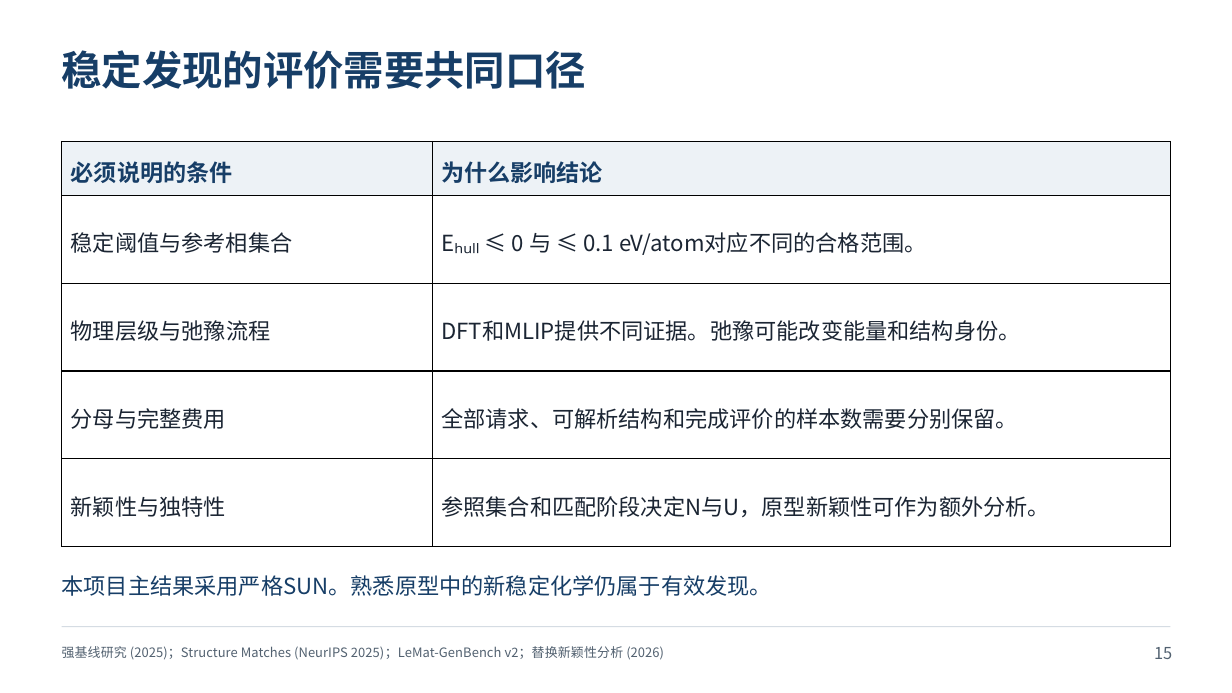
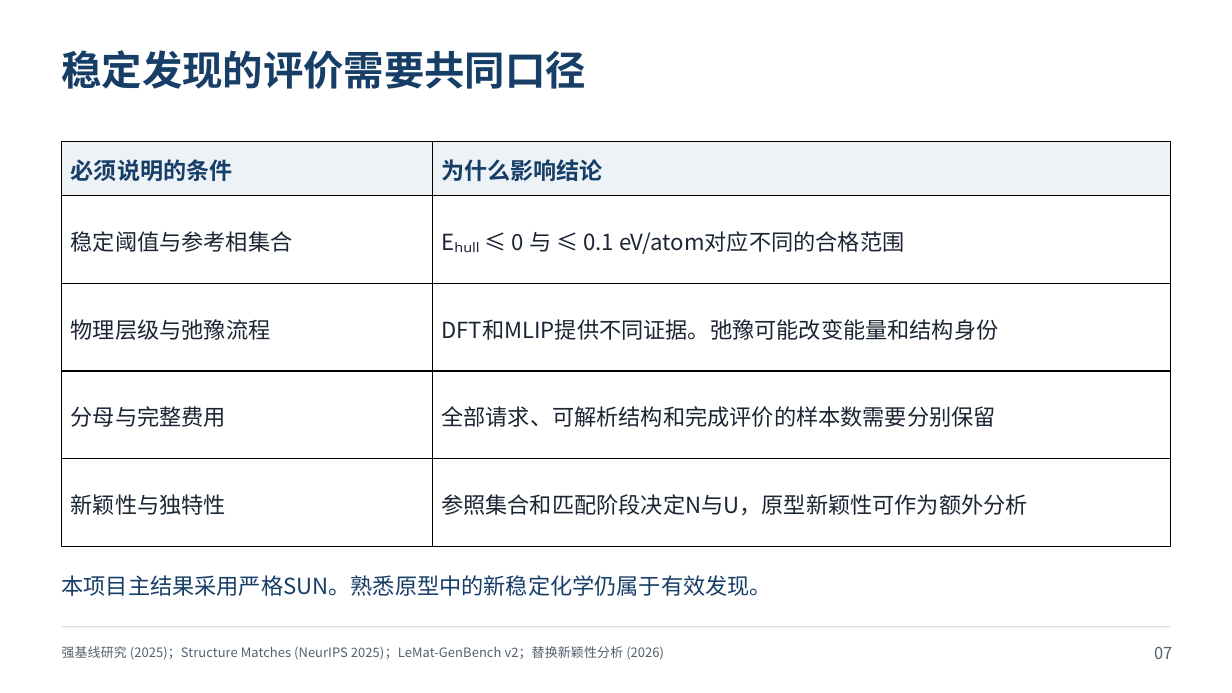
Before and after one commit to YWDDLiang/Research, a slide deck: slide 7 of crystal/evolution/presentation/crystal-generation-research-review.pptx (slide 15 before the commit). Drawn at 1232x693 pixels with LibreOffice and Linux fonts; fonts in the diff are those of the drawing. Boxes give left, top, right and bottom in pixels: in the first picture for what was removed or moved away, otherwise in the second. Text is boxed around its words. In the diff, an @@ line names an element or a change of style, - is before the commit and + after.

```diff
--- a/crystal/evolution/presentation/crystal-generation-research-review.pptx
+++ b/crystal/evolution/presentation/crystal-generation-research-review.pptx
@@ table at [62, 141, 1171, 547] @@
-row 2, column 2: Eₕᵤₗₗ ≤ 0 与 ≤ 0.1 eV/atom对应不同的合格范围。
+row 2, column 2: Eₕᵤₗₗ ≤ 0 与 ≤ 0.1 eV/atom对应不同的合格范围
-row 3, column 2: DFT和MLIP提供不同证据。弛豫可能改变能量和结构身份。
+row 3, column 2: DFT和MLIP提供不同证据。弛豫可能改变能量和结构身份
-row 4, column 2: 全部请求、可解析结构和完成评价的样本数需要分别保留。
+row 4, column 2: 全部请求、可解析结构和完成评价的样本数需要分别保留
-row 5, column 2: 参照集合和匹配阶段决定N与U，原型新颖性可作为额外分析。
+row 5, column 2: 参照集合和匹配阶段决定N与U，原型新颖性可作为额外分析
@@ line spacing 1.18 to 1.08 @@
@@ text at [1154, 647, 1172, 659]: text changed @@
-15
+07
```
Also in this commit, not shown: 13 other slides changed, 16 slides added, 14 slides removed, 5 other files.
